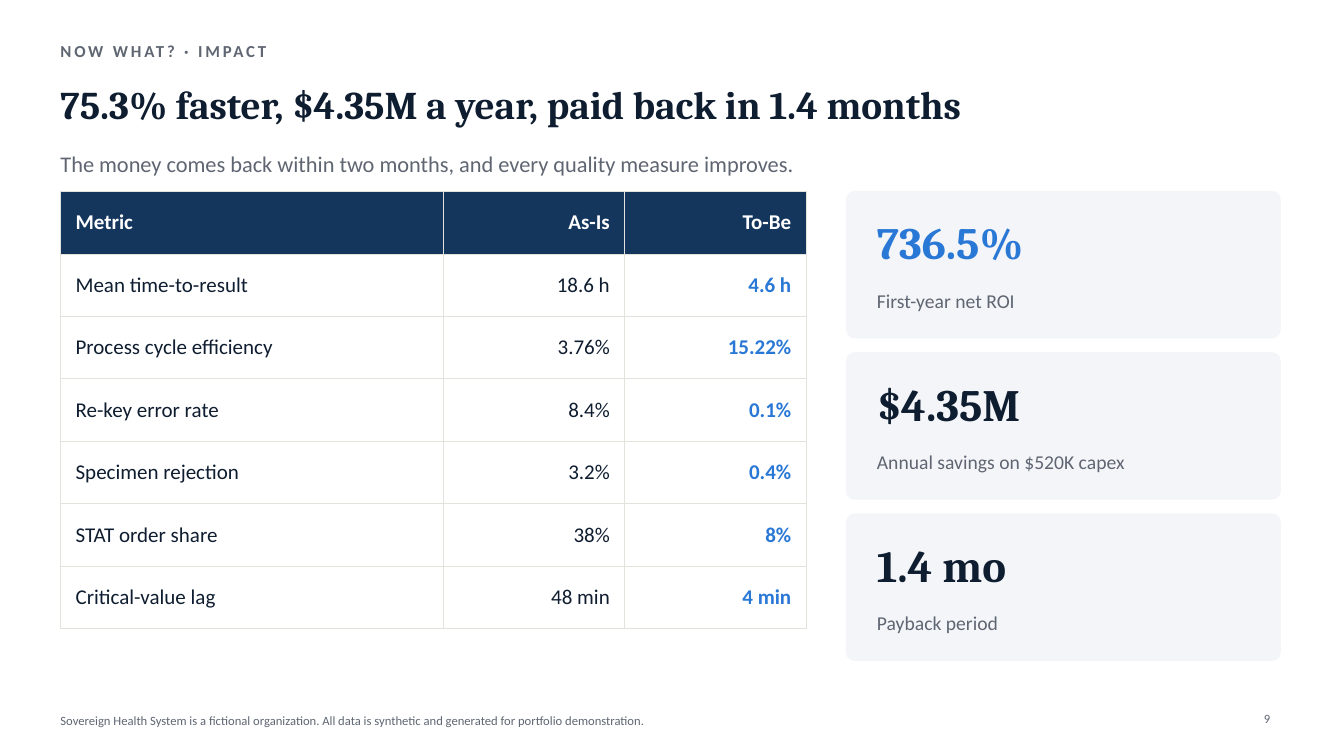
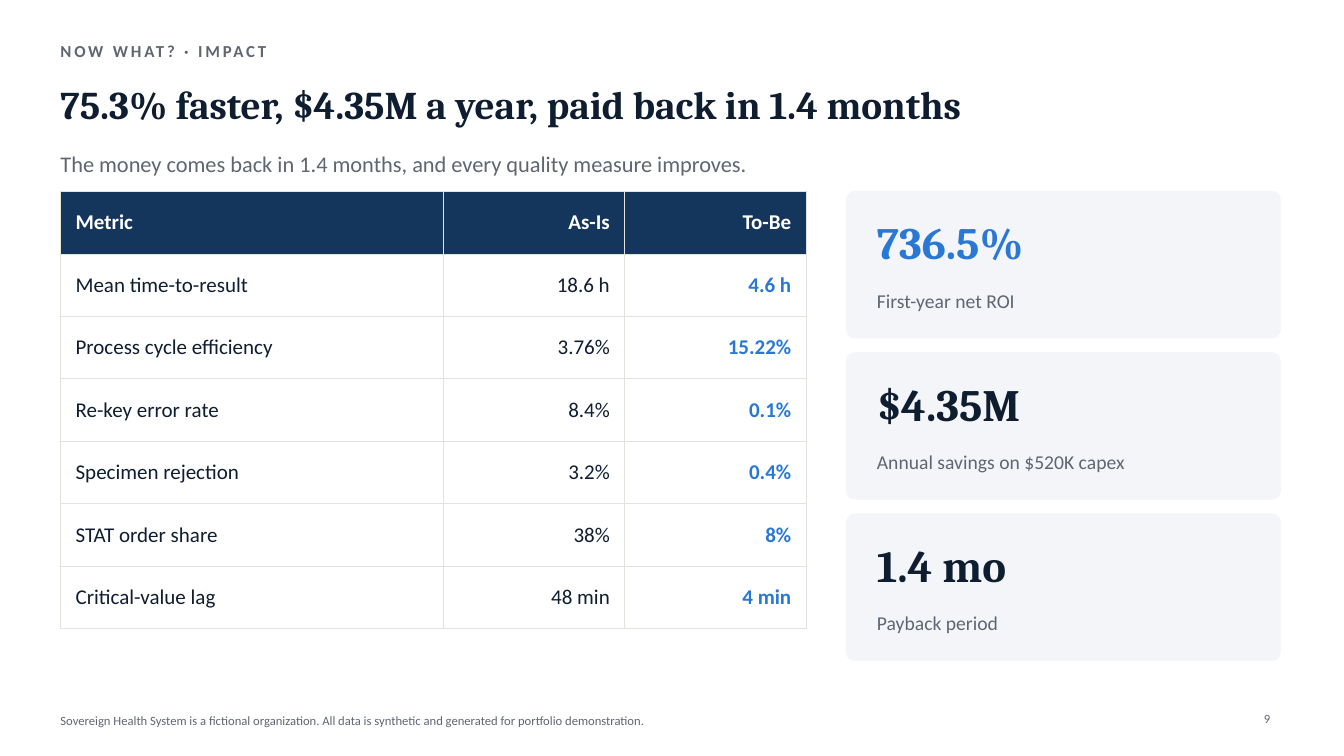
Before and after one commit to huezxiii/diagnostic-pipeline-process-mapping, a slide deck: slide 9 of deck/sovereign-health-exec-briefing.pptx. Drawn at 1344x756 pixels with LibreOffice and Linux fonts; fonts in the diff are those of the drawing. Boxes give left, top, right and bottom in pixels: in the first picture for what was removed or moved away, otherwise in the second. Text is boxed around its words. In the diff, an @@ line names an element or a change of style, - is before the commit and + after.

```diff
--- a/deck/sovereign-health-exec-briefing.pptx
+++ b/deck/sovereign-health-exec-briefing.pptx
@@ text at <box>60,156,746,176</box>: text changed @@
-The money comes back within two months, and every quality measure improves.
+The money comes back in 1.4 months, and every quality measure improves.
```
Also in this commit, not shown: 3 other slides changed, 1 other file.
